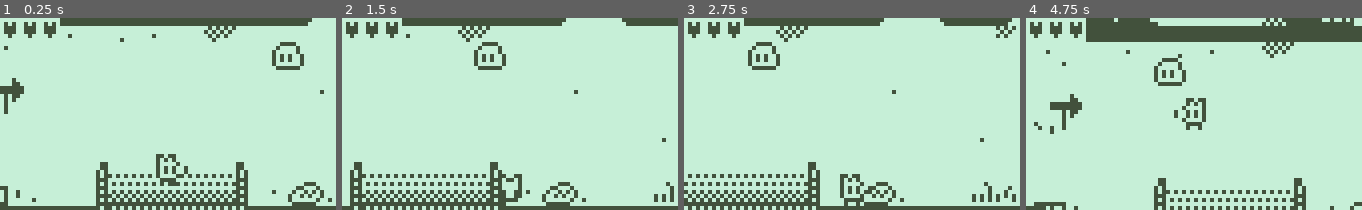
Above: before the commit, frames 1-4 (left to right).
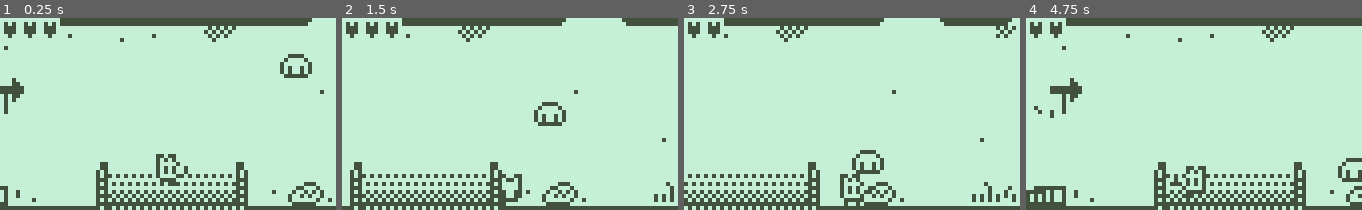
Above: after the commit, the same moments.

Repository: Streamfire/Nokia3310-DeathIsGood
Game: Godot game, scene res://internal/Scenes/DungeonE2.tscn
The game is run twice, just before and just after one commit, with the same random seed, the same clock (stepped at 60 frames per second) and the same inputs. This scene is started directly instead of the project's main scene.
Inputs:
- Up to frame 1 (0.25 s): no input
- Up to frame 2 (1.5 s): hold D (move_right) 0.53-1.28 s; hold Down (aim_down) 0.53-1.28 s; hold S (move_down) from 1.28 s (still down); tap Left (aim_left) at 1.35 s
- Up to frame 3 (2.75 s): release S (move_down) at 2.03 s; hold D (move_right) from 2.03 s (still down); hold Right (aim_right) from 2.03 s (still down)
- Up to frame 4 (4.75 s): release D (move_right) at 2.78 s; release Right (aim_right) at 2.78 s; hold W (move_up) 2.78-3.53 s; tap Up (aim_up) at 2.85 s; hold Down (aim_down) 3.53-4.28 s; hold A (move_left) from 3.53 s (still down); tap Left (aim_left) at 4.35 s

The runs differ from the first frame. In frame 1, 0.9% of the frame differs, in the area x 80-93%, y 12-32%; in frame 2, 1.1%; in frame 3, 1.5%; in frame 4, 18%, in the area x 0-100%, y 0-100%.

Commit message:
Update

Diff:
--- a/internal/Scenes/DungeonE2.tscn
+++ b/internal/Scenes/DungeonE2.tscn
@@ -456,45 +456,6 @@
 [node name="Stone3" parent="." instance=ExtResource( 4 )]
 position = Vector2( 138, 142 )
 
-[node name="Stone" parent="Stone3" instance=ExtResource( 4 )]
-position = Vector2( -26, -76 )
-
-[node name="Stone2" parent="Stone3" instance=ExtResource( 4 )]
-position = Vector2( 114, 37 )
-
-[node name="Stone3" parent="Stone3" instance=ExtResource( 4 )]
-position = Vector2( 181, -89 )
-
-[node name="Slime" parent="Stone3" instance=ExtResource( 3 )]
-position = Vector2( -44, 12 )
-
-[node name="Slime2" parent="Stone3" instance=ExtResource( 3 )]
-position = Vector2( -73, -82 )
-
-[node name="Mouse" parent="Stone3/Slime2" instance=ExtResource( 5 )]
-position = Vector2( -32, -23 )
-
-[node name="Mouse2" parent="Stone3/Slime2" instance=ExtResource( 5 )]
-position = Vector2( -18, -10 )
-
-[node name="Mouse3" parent="Stone3/Slime2" instance=ExtResource( 5 )]
-position = Vector2( 188, 19 )
-
-[node name="Slime3" parent="Stone3" instance=ExtResource( 3 )]
-position = Vector2( 4, 26 )
-
-[node name="Slime4" parent="Stone3" instance=ExtResource( 3 )]
-position = Vector2( 5, -35 )
-
-[node name="Slime5" parent="Stone3" instance=ExtResource( 3 )]
-position = Vector2( -105, -44 )
-
-[node name="Mouse" parent="Stone3" instance=ExtResource( 5 )]
-position = Vector2( 13, -17 )
-
-[node name="Mouse2" parent="Stone3" instance=ExtResource( 5 )]
-position = Vector2( 58, -6 )
-
 [node name="Mouse" parent="." instance=ExtResource( 5 )]
 position = Vector2( 271, 112 )
 
@@ -506,4 +467,52 @@
 
 [node name="Slime" parent="." instance=ExtResource( 3 )]
 position = Vector2( 292, 182 )
+
+[node name="Slime2" parent="." instance=ExtResource( 3 )]
+position = Vector2( 146, 45 )
+
+[node name="Slime3" parent="." instance=ExtResource( 3 )]
+position = Vector2( 182, 53 )
+
+[node name="Slime4" parent="." instance=ExtResource( 3 )]
+position = Vector2( 101, 37 )
+
+[node name="Mouse4" parent="." instance=ExtResource( 5 )]
+position = Vector2( 33, 37 )
+
+[node name="Mouse5" parent="." instance=ExtResource( 5 )]
+position = Vector2( 47, 50 )
+
+[node name="Mouse6" parent="." instance=ExtResource( 5 )]
+position = Vector2( 253, 79 )
+
+[node name="Stone4" parent="." instance=ExtResource( 4 )]
+position = Vector2( 112, 66 )
+
+[node name="Stone5" parent="." instance=ExtResource( 4 )]
+position = Vector2( 252, 179 )
+
+[node name="Stone6" parent="." instance=ExtResource( 4 )]
+position = Vector2( 319, 53 )
+
+[node name="Slime5" parent="." instance=ExtResource( 3 )]
+position = Vector2( 94, 154 )
+
+[node name="Slime6" parent="." instance=ExtResource( 3 )]
+position = Vector2( 65, 60 )
+
+[node name="Slime7" parent="." instance=ExtResource( 3 )]
+position = Vector2( 142, 168 )
+
+[node name="Slime8" parent="." instance=ExtResource( 3 )]
+position = Vector2( 143, 107 )
+
+[node name="Slime9" parent="." instance=ExtResource( 3 )]
+position = Vector2( 33, 98 )
+
+[node name="Mouse7" parent="." instance=ExtResource( 5 )]
+position = Vector2( 151, 125 )
+
+[node name="Mouse8" parent="." instance=ExtResource( 5 )]
+position = Vector2( 196, 136 )
 [connection signal="area_entered" from="Map/TransitionToNext" to="." method="_on_StaticBody2D_area_entered"]
--- a/internal/Scenes/DungeonE3.tscn
+++ b/internal/Scenes/DungeonE3.tscn
@@ -798,4 +798,13 @@
 
 [node name="Slime10" parent="." instance=ExtResource( 3 )]
 position = Vector2( 360, 66 )
+
+[node name="Slime" parent="." instance=ExtResource( 3 )]
+position = Vector2( 318, 16 )
+
+[node name="Slime11" parent="." instance=ExtResource( 3 )]
+position = Vector2( 364, 10 )
+
+[node name="Slime12" parent="." instance=ExtResource( 3 )]
+position = Vector2( 461, 53 )
 [connection signal="area_entered" from="Map/TransitionToNext" to="." method="_on_StaticBody2D_area_entered"]
--- a/internal/Scenes/KingChamber.tscn
+++ b/internal/Scenes/KingChamber.tscn
@@ -35,11 +35,11 @@
 	pass # Replace with function body.
 "
 
-[sub_resource type="RectangleShape2D" id=3]
+[sub_resource type="RectangleShape2D" id=2]
 extents = Vector2( 2, 58 )
 
-[sub_resource type="RectangleShape2D" id=2]
-extents = Vector2( 16, 3 )
+[sub_resource type="RectangleShape2D" id=3]
+extents = Vector2( 16, 8 )
 
 [node name="Main" type="Node2D"]
 script = SubResource( 1 )
@@ -63,29 +63,29 @@
 
 [node name="CollisionShape2D" type="CollisionShape2D" parent="Map/MapCollisions"]
 position = Vector2( 26, 86 )
-shape = SubResource( 3 )
+shape = SubResource( 2 )
 
 [node name="CollisionShape2D2" type="CollisionShape2D" parent="Map/MapCollisions"]
 position = Vector2( 58, 84 )
-shape = SubResource( 3 )
+shape = SubResource( 2 )
 
 [node name="CollisionShape2D3" type="CollisionShape2D" parent="Map/MapCollisions"]
 position = Vector2( 54, 96 )
 rotation = -1.57079
-shape = SubResource( 3 )
+shape = SubResource( 2 )
 
 [node name="CollisionShape2D4" type="CollisionShape2D" parent="Map/MapCollisions"]
 position = Vector2( 48, 28 )
 rotation = -1.57079
-shape = SubResource( 3 )
+shape = SubResource( 2 )
 
 [node name="TransitionToNext" type="Area2D" parent="Map"]
 collision_layer = 0
 collision_mask = 2
 
 [node name="CollisionShape2D" type="CollisionShape2D" parent="Map/TransitionToNext"]
-position = Vector2( 41, 29 )
-shape = SubResource( 2 )
+position = Vector2( 42, 35 )
+shape = SubResource( 3 )
 
 [node name="Timer" type="Timer" parent="."]
 wait_time = 2.0
--- a/internal/Scenes/Mouse.tscn
+++ b/internal/Scenes/Mouse.tscn
@@ -102,19 +102,19 @@
 [sub_resource type="Animation" id=3]
 resource_name = "Die"
 tracks/0/type = "value"
-tracks/0/path = NodePath("Sprite_Right:visible")
-tracks/0/interp = 1
-tracks/0/loop_wrap = true
-tracks/0/imported = false
-tracks/0/enabled = true
-tracks/0/keys = {
-"times": PoolRealArray( 0 ),
-"transitions": PoolRealArray( 1 ),
-"update": 1,
-"values": [ false ]
-}
-tracks/1/type = "value"
-tracks/1/path = NodePath("Sprite_Left:visible")
+tracks/0/path = NodePath("../Mouse/Stone4:visible")
+tracks/0/interp = 1
+tracks/0/loop_wrap = true
+tracks/0/imported = false
+tracks/0/enabled = true
+tracks/0/keys = {
+"times": PoolRealArray( 0 ),
+"transitions": PoolRealArray( 1 ),
+"update": 1,
+"values": [ false ]
+}
+tracks/1/type = "value"
+tracks/1/path = NodePath("../Mouse/Stone4:visible")
 tracks/1/interp = 1
 tracks/1/loop_wrap = true
 tracks/1/imported = false
@@ -126,7 +126,7 @@
 "values": [ false ]
 }
 tracks/2/type = "value"
-tracks/2/path = NodePath("Sprite_Death:visible")
+tracks/2/path = NodePath("../Mouse/Stone4:visible")
 tracks/2/interp = 1
 tracks/2/loop_wrap = true
 tracks/2/imported = false
@@ -138,7 +138,7 @@
 "values": [ true ]
 }
 tracks/3/type = "value"
-tracks/3/path = NodePath("Sprite_Death:frame")
+tracks/3/path = NodePath("../Mouse/Stone4:frame")
 tracks/3/interp = 1
 tracks/3/loop_wrap = true
 tracks/3/imported = false
@@ -153,19 +153,19 @@
 [sub_resource type="Animation" id=4]
 loop = true
 tracks/0/type = "value"
-tracks/0/path = NodePath("Sprite_Right:visible")
-tracks/0/interp = 1
-tracks/0/loop_wrap = true
-tracks/0/imported = false
-tracks/0/enabled = true
-tracks/0/keys = {
-"times": PoolRealArray( 0 ),
-"transitions": PoolRealArray( 1 ),
-"update": 1,
-"values": [ false ]
-}
-tracks/1/type = "value"
-tracks/1/path = NodePath("Sprite_Left:visible")
+tracks/0/path = NodePath("../Mouse/Stone4:visible")
+tracks/0/interp = 1
+tracks/0/loop_wrap = true
+tracks/0/imported = false
+tracks/0/enabled = true
+tracks/0/keys = {
+"times": PoolRealArray( 0 ),
+"transitions": PoolRealArray( 1 ),
+"update": 1,
+"values": [ false ]
+}
+tracks/1/type = "value"
+tracks/1/path = NodePath("../Mouse/Stone4:visible")
 tracks/1/interp = 1
 tracks/1/loop_wrap = true
 tracks/1/imported = false
@@ -179,19 +179,19 @@
 
 [sub_resource type="Animation" id=5]
 tracks/0/type = "value"
-tracks/0/path = NodePath("Sprite_Right:visible")
-tracks/0/interp = 1
-tracks/0/loop_wrap = true
-tracks/0/imported = false
-tracks/0/enabled = true
-tracks/0/keys = {
-"times": PoolRealArray( 0 ),
-"transitions": PoolRealArray( 1 ),
-"update": 1,
-"values": [ false ]
-}
-tracks/1/type = "value"
-tracks/1/path = NodePath("Sprite_Left:visible")
+tracks/0/path = NodePath("../Mouse/Stone4:visible")
+tracks/0/interp = 1
+tracks/0/loop_wrap = true
+tracks/0/imported = false
+tracks/0/enabled = true
+tracks/0/keys = {
+"times": PoolRealArray( 0 ),
+"transitions": PoolRealArray( 1 ),
+"update": 1,
+"values": [ false ]
+}
+tracks/1/type = "value"
+tracks/1/path = NodePath("../Mouse/Stone4:visible")
 tracks/1/interp = 1
 tracks/1/loop_wrap = true
 tracks/1/imported = false
@@ -206,19 +206,19 @@
 [sub_resource type="Animation" id=6]
 loop = true
 tracks/0/type = "value"
-tracks/0/path = NodePath("Sprite_Right:visible")
-tracks/0/interp = 1
-tracks/0/loop_wrap = true
-tracks/0/imported = false
-tracks/0/enabled = true
-tracks/0/keys = {
-"times": PoolRealArray( 0 ),
-"transitions": PoolRealArray( 1 ),
-"update": 1,
-"values": [ false ]
-}
-tracks/1/type = "value"
-tracks/1/path = NodePath("Sprite_Left:visible")
+tracks/0/path = NodePath("../Mouse/Stone4:visible")
+tracks/0/interp = 1
+tracks/0/loop_wrap = true
+tracks/0/imported = false
+tracks/0/enabled = true
+tracks/0/keys = {
+"times": PoolRealArray( 0 ),
+"transitions": PoolRealArray( 1 ),
+"update": 1,
+"values": [ false ]
+}
+tracks/1/type = "value"
+tracks/1/path = NodePath("../Mouse/Stone4:visible")
 tracks/1/interp = 1
 tracks/1/loop_wrap = true
 tracks/1/imported = false
@@ -233,19 +233,19 @@
 [sub_resource type="Animation" id=7]
 loop = true
 tracks/0/type = "value"
-tracks/0/path = NodePath("Sprite_Right:visible")
-tracks/0/interp = 1
-tracks/0/loop_wrap = true
-tracks/0/imported = false
-tracks/0/enabled = true
-tracks/0/keys = {
-"times": PoolRealArray( 0 ),
-"transitions": PoolRealArray( 1 ),
-"update": 1,
-"values": [ false ]
-}
-tracks/1/type = "value"
-tracks/1/path = NodePath("Sprite_Left:visible")
+tracks/0/path = NodePath("../Mouse/Stone4:visible")
+tracks/0/interp = 1
+tracks/0/loop_wrap = true
+tracks/0/imported = false
+tracks/0/enabled = true
+tracks/0/keys = {
+"times": PoolRealArray( 0 ),
+"transitions": PoolRealArray( 1 ),
+"update": 1,
+"values": [ false ]
+}
+tracks/1/type = "value"
+tracks/1/path = NodePath("../Mouse/Stone4:visible")
 tracks/1/interp = 1
 tracks/1/loop_wrap = true
 tracks/1/imported = false
@@ -257,7 +257,7 @@
 "values": [ true ]
 }
 tracks/2/type = "value"
-tracks/2/path = NodePath("Sprite_Left:frame")
+tracks/2/path = NodePath("../Mouse/Stone4:frame")
 tracks/2/interp = 1
 tracks/2/loop_wrap = true
 tracks/2/imported = false
@@ -272,7 +272,7 @@
 [sub_resource type="Animation" id=8]
 loop = true
 tracks/0/type = "value"
-tracks/0/path = NodePath("Sprite_Right:visible")
+tracks/0/path = NodePath("../Mouse/Stone4:visible")
 tracks/0/interp = 1
 tracks/0/loop_wrap = true
 tracks/0/imported = false
@@ -284,7 +284,7 @@
 "values": [ true ]
 }
 tracks/1/type = "value"
-tracks/1/path = NodePath("Sprite_Left:visible")
+tracks/1/path = NodePath("../Mouse/Stone4:visible")
 tracks/1/interp = 1
 tracks/1/loop_wrap = true
 tracks/1/imported = false
@@ -296,7 +296,7 @@
 "values": [ false ]
 }
 tracks/2/type = "value"
-tracks/2/path = NodePath("Sprite_Right:frame")
+tracks/2/path = NodePath("../Mouse/Stone4:frame")
 tracks/2/interp = 1
 tracks/2/loop_wrap = true
 tracks/2/imported = false
@@ -311,19 +311,19 @@
 [sub_resource type="Animation" id=9]
 loop = true
 tracks/0/type = "value"
-tracks/0/path = NodePath("Sprite_Right:visible")
-tracks/0/interp = 1
-tracks/0/loop_wrap = true
-tracks/0/imported = false
-tracks/0/enabled = true
-tracks/0/keys = {
-"times": PoolRealArray( 0 ),
-"transitions": PoolRealArray( 1 ),
-"update": 1,
-"values": [ false ]
-}
-tracks/1/type = "value"
-tracks/1/path = NodePath("Sprite_Left:visible")
+tracks/0/path = NodePath("../Mouse/Stone4:visible")
+tracks/0/interp = 1
+tracks/0/loop_wrap = true
+tracks/0/imported = false
+tracks/0/enabled = true
+tracks/0/keys = {
+"times": PoolRealArray( 0 ),
+"transitions": PoolRealArray( 1 ),
+"update": 1,
+"values": [ false ]
+}
+tracks/1/type = "value"
+tracks/1/path = NodePath("../Mouse/Stone4:visible")
 tracks/1/interp = 1
 tracks/1/loop_wrap = true
 tracks/1/imported = false
@@ -338,19 +338,19 @@
 [sub_resource type="Animation" id=10]
 loop = true
 tracks/0/type = "value"
-tracks/0/path = NodePath("Sprite_Right:visible")
-tracks/0/interp = 1
-tracks/0/loop_wrap = true
-tracks/0/imported = false
-tracks/0/enabled = true
-tracks/0/keys = {
-"times": PoolRealArray( 0 ),
-"transitions": PoolRealArray( 1 ),
-"update": 1,
-"values": [ false ]
-}
-tracks/1/type = "value"
-tracks/1/path = NodePath("Sprite_Left:visible")
+tracks/0/path = NodePath("../Mouse/Stone4:visible")
+tracks/0/interp = 1
+tracks/0/loop_wrap = true
+tracks/0/imported = false
+tracks/0/enabled = true
+tracks/0/keys = {
+"times": PoolRealArray( 0 ),
+"transitions": PoolRealArray( 1 ),
+"update": 1,
+"values": [ false ]
+}
+tracks/1/type = "value"
+tracks/1/path = NodePath("../Mouse/Stone4:visible")
 tracks/1/interp = 1
 tracks/1/loop_wrap = true
 tracks/1/imported = false
@@ -365,19 +365,19 @@
 [sub_resource type="Animation" id=11]
 loop = true
 tracks/0/type = "value"
-tracks/0/path = NodePath("Sprite_Right:visible")
-tracks/0/interp = 1
-tracks/0/loop_wrap = true
-tracks/0/imported = false
-tracks/0/enabled = true
-tracks/0/keys = {
-"times": PoolRealArray( 0 ),
-"transitions": PoolRealArray( 1 ),
-"update": 1,
-"values": [ false ]
-}
-tracks/1/type = "value"
-tracks/1/path = NodePath("Sprite_Left:visible")
+tracks/0/path = NodePath("../Mouse/Stone4:visible")
+tracks/0/interp = 1
+tracks/0/loop_wrap = true
+tracks/0/imported = false
+tracks/0/enabled = true
+tracks/0/keys = {
+"times": PoolRealArray( 0 ),
+"transitions": PoolRealArray( 1 ),
+"update": 1,
+"values": [ false ]
+}
+tracks/1/type = "value"
+tracks/1/path = NodePath("../Mouse/Stone4:visible")
 tracks/1/interp = 1
 tracks/1/loop_wrap = true
 tracks/1/imported = false
@@ -399,7 +399,7 @@
 collision_layer = 8
 collision_mask = 9
 script = SubResource( 1 )
-HP = 2
+HP = 3
 move_right = false
 speed = 0.5
 shot_cooldown = 0.16
Not shown: 2 places in internal/Scenes/DungeonE2.tscn that only renumber resources
Not shown: 3 places in internal/Scenes/DungeonE3.tscn that only renumber resources
